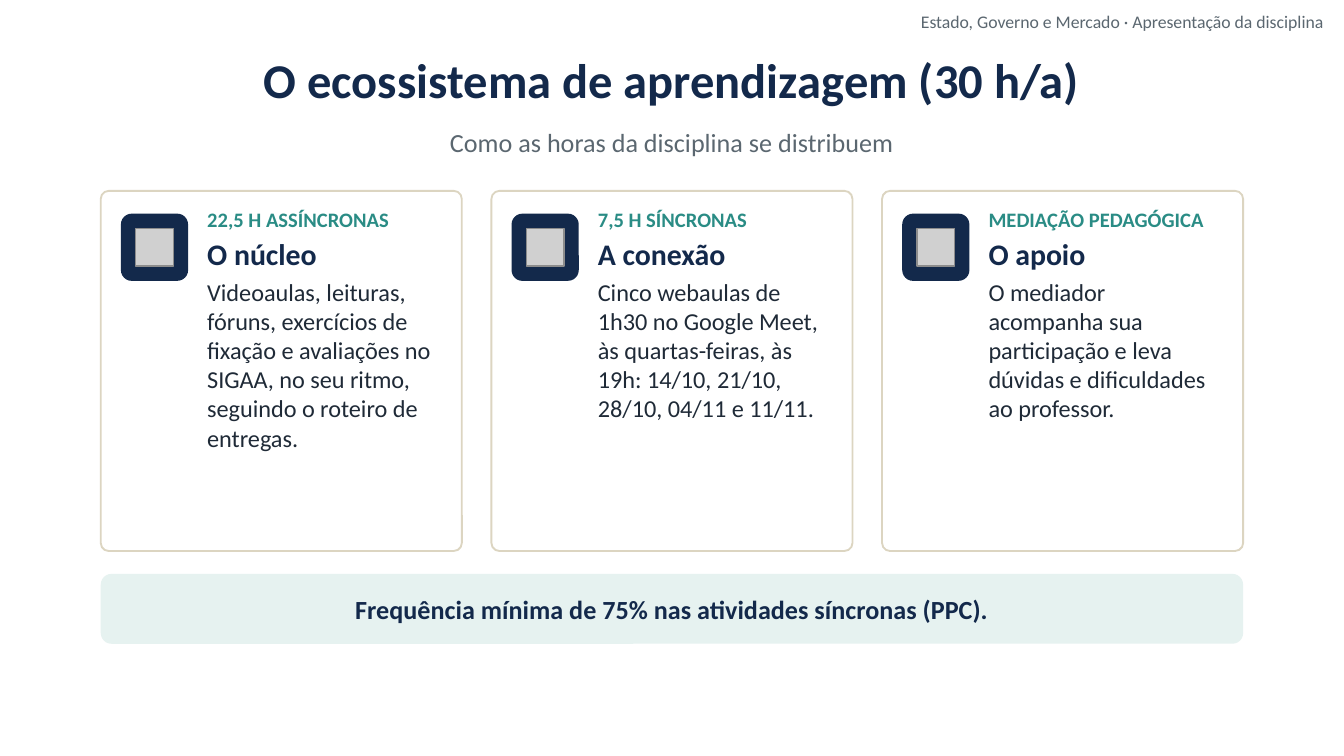
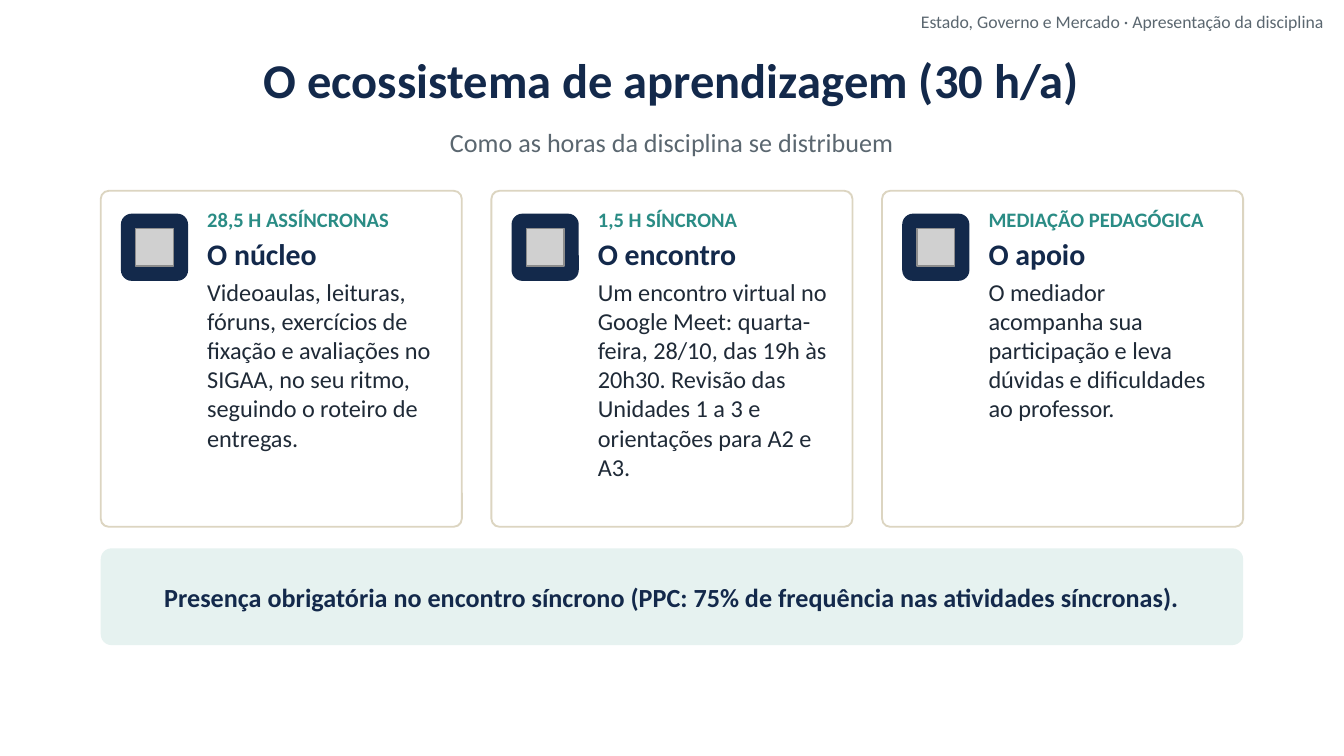
Before and after one commit to cleitonfranco74/gestao_publica, a slide deck: slide 8 of disciplina-01-estado-governo-mercado/materiais/00_Videoaula_de_Apresentacao.pptx. Drawn at 1344x756 pixels with LibreOffice and Linux fonts; fonts in the diff are those of the drawing; grey boxes stand for pictures; background and template pictures are left out. Boxes give left, top, right and bottom in pixels: in the first picture for what was removed or moved away, otherwise in the second. Text is boxed around its words. In the diff, an @@ line names an element or a change of style, - is before the commit and + after.

```diff
--- a/disciplina-01-estado-governo-mercado/materiais/00_Videoaula_de_Apresentacao.pptx
+++ b/disciplina-01-estado-governo-mercado/materiais/00_Videoaula_de_Apresentacao.pptx
@@ rounded rectangle: place and size @@
-rounded rectangle at bbox=[101, 191, 462, 551]
+rounded rectangle at bbox=[101, 191, 462, 527]
@@ rounded rectangle: place and size @@
-rounded rectangle at bbox=[492, 191, 853, 551]
+rounded rectangle at bbox=[492, 191, 853, 527]
@@ rounded rectangle: place and size @@
-rounded rectangle at bbox=[882, 191, 1243, 551]
+rounded rectangle at bbox=[882, 191, 1243, 527]
@@ text at bbox=[207, 210, 389, 230]: text changed @@
-22,5 H ASSÍNCRONAS
+28,5 H ASSÍNCRONAS
@@ text at bbox=[598, 210, 827, 476]: text changed @@
-7,5 H SÍNCRONAS
-A conexão
-Cinco webaulas de 1h30 no Google Meet, às quartas-feiras, às 19h: 14/10, 21/10, 28/10, 04/11 e 11/11.
+1,5 H SÍNCRONA
+O encontro
+Um encontro virtual no Google Meet: quarta-feira, 28/10, das 19h às 20h30. Revisão das Unidades 1 a 3 e orientações para A2 e A3.
@@ proportions changed in 4 elements at bbox=[101, 191, 462, 527], bbox=[492, 191, 853, 527], bbox=[882, 191, 1243, 527], bbox=[101, 548, 1243, 645] @@
@@ rounded rectangle "Presença obrigatória no encontro síncrono ...": place and size @@
-rounded rectangle "Presença obrigatória no encontro síncrono ..." at bbox=[101, 574, 1243, 644]
+rounded rectangle "Presença obrigatória no encontro síncrono ..." at bbox=[101, 548, 1243, 645]
@@ text in rounded rectangle at bbox=[164, 588, 1178, 612]: text changed @@
-Frequência mínima de 75% nas atividades síncronas (PPC).
+Presença obrigatória no encontro síncrono (PPC: 75% de frequência nas atividades síncronas).
```
Also in this commit, not shown: 5 other slides changed, 17 other files.
